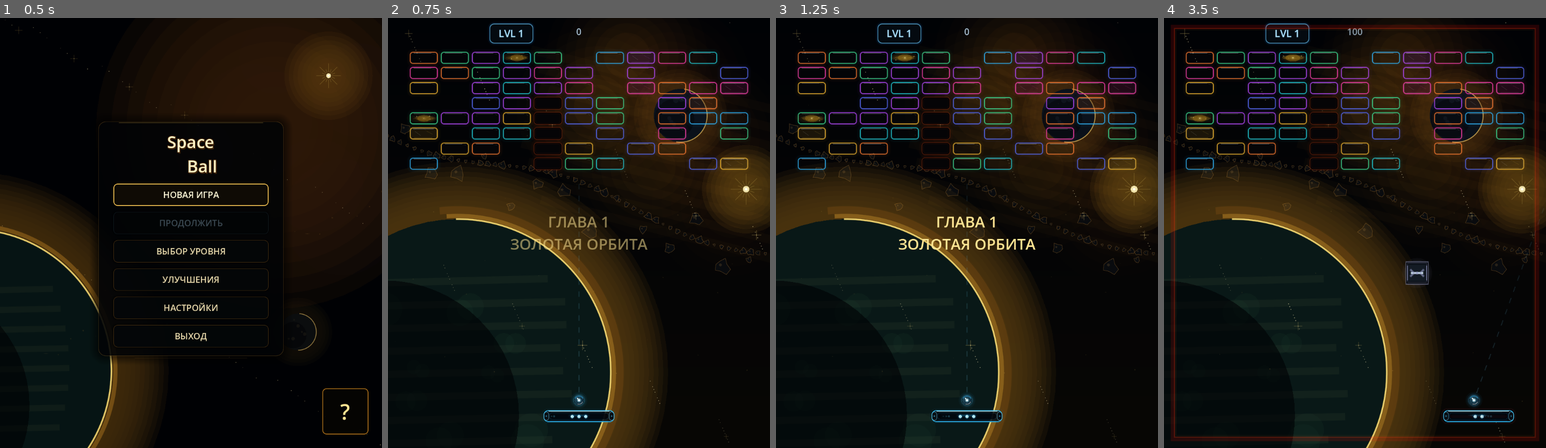
Above: before the commit, frames 1-4 (left to right).
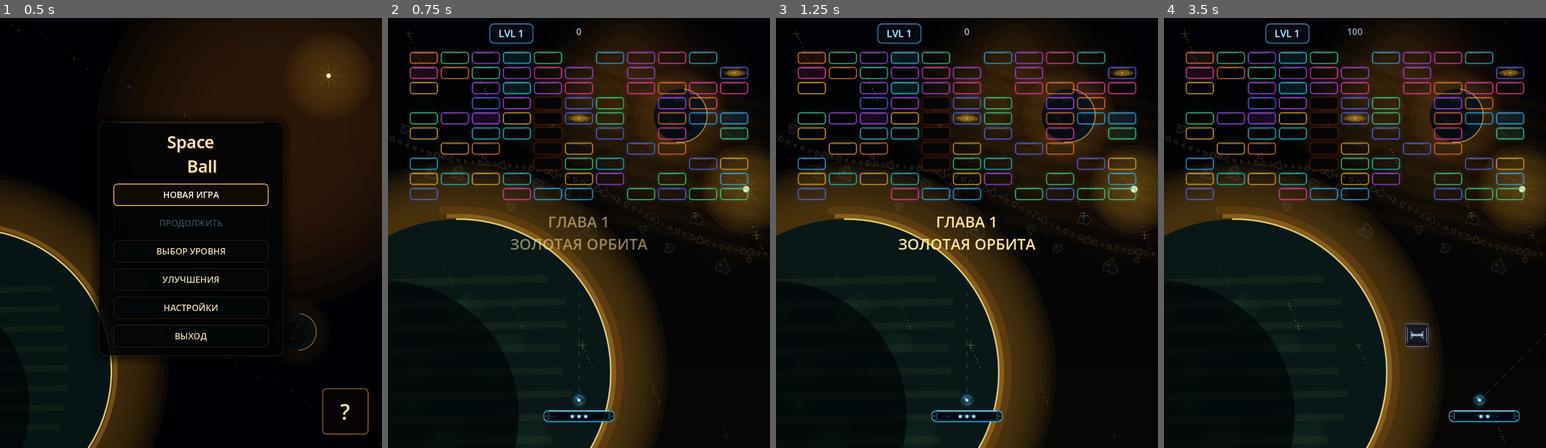
Above: after the commit, the same moments.

Repository: Ardarik421/arkanoid
Game: Godot game, scene res://scenes/main_menu.tscn
Same seed, same stepped clock (60 frames per second), same inputs: the game is played once before the commit and once after it.
Inputs (mouse positions are in pixels of both pictures, inside the frame that each line leads up to):
- Up to frame 1 (0.5 s): no input
- Up to frame 2 (0.75 s): click "НОВАЯ ИГРА" at 0.5 s
- Up to frame 3 (1.25 s): no input
- Up to frame 4 (3.5 s): tap Enter at 1.25 s; move the mouse to (1439, 211) at 1.27 s; hold D (move_right) 1.28-2.03 s; tap Space (launch_ball) at 1.35, 2.1, 2.85 s; click (1439, 211) at 1.42 s; move the mouse to (1278, 254) at 2.02 s; hold A (move_left) 2.03-2.78 s; move the mouse to (1393, 138) at 2.77 s; hold D (move_right) from 2.78 s (still down)

Frame 1 is identical in both runs. In frame 2, 2.5% of the frame differs, in the area x 5-95%, y 8-43%; in frame 3, 2.5%; in frame 4, 7.7%, in the area x 1-100%, y 1-99%.

Commit message:
Adapt brick grid to portrait and landscape arenas

Diff:
--- a/scenes/main.gd
+++ b/scenes/main.gd
@@ -178,6 +178,10 @@
 const EFFECTS_BELOW_PADDLE_GAP: float = 9.0
 const PADDLE_HALF_HEIGHT: float = 12.0
 const EFFECTS_BOTTOM_MARGIN: float = 12.0
+const PORTRAIT_GRID_ROWS: int = 10
+const PORTRAIT_GRID_COLUMNS: int = 11
+const LANDSCAPE_GRID_ROWS: int = 8
+const LANDSCAPE_GRID_COLUMNS: int = 15
 
 # =========================
 # СОСТОЯНИЕ ГЕНЕРАЦИИ УРОВНЯ
@@ -259,7 +263,10 @@
 	layer.add_child(victory_fade)
 
 func _apply_gameplay_layout() -> void:
-	var arena_size := LANDSCAPE_ARENA_SIZE if SettingsManager.display_mode == 1 else PORTRAIT_ARENA_SIZE
+	var landscape := SettingsManager.display_mode == 1
+	rows = LANDSCAPE_GRID_ROWS if landscape else PORTRAIT_GRID_ROWS
+	columns = LANDSCAPE_GRID_COLUMNS if landscape else PORTRAIT_GRID_COLUMNS
+	var arena_size := LANDSCAPE_ARENA_SIZE if landscape else PORTRAIT_ARENA_SIZE
 	_configure_arena(arena_size)
 
 func _configure_arena(arena_size: Vector2) -> void:
@@ -307,8 +314,9 @@
 		effects_y
 	)
 
-	# Keep the established 960 px brick formation intact and center it in wider arenas.
-	$Bricks.position.x = (arena_size.x - PORTRAIT_ARENA_SIZE.x) * 0.5
+	# The grid itself adapts to the arena: portrait grows downward,
+	# landscape grows sideways. Keep brick size and gaps unchanged.
+	$Bricks.position.x = 0.0
 
 	if is_instance_valid(hint_label):
 		hint_label.position.y = arena_size.y - 145.0
